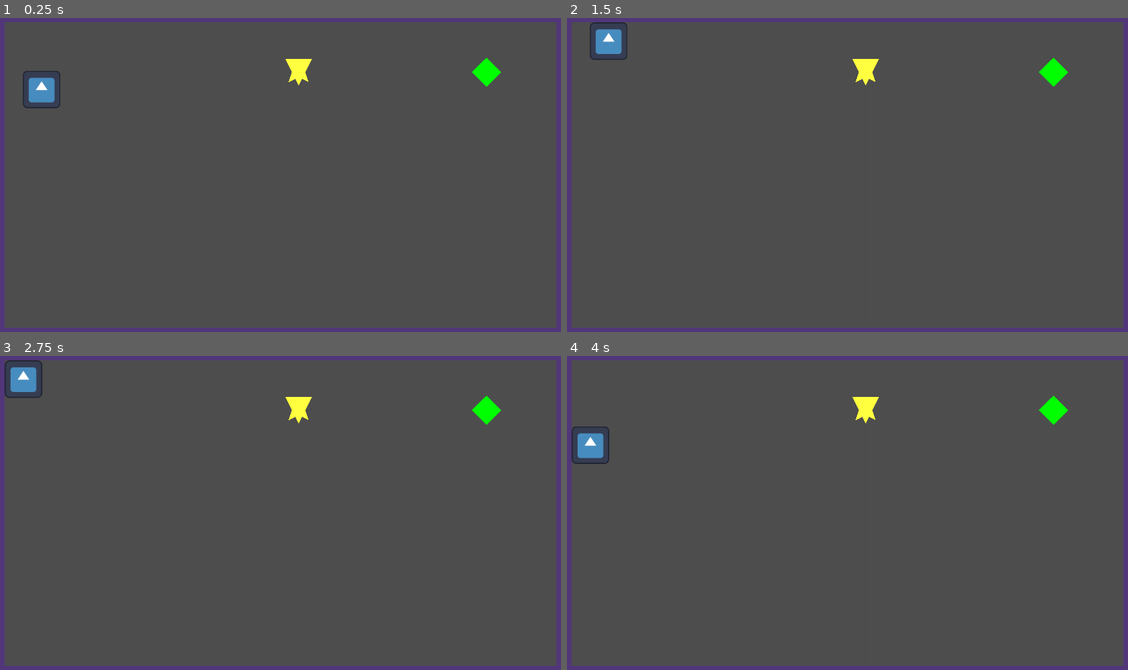
Above: before the commit, frames 1-4 (two rows, left to right).
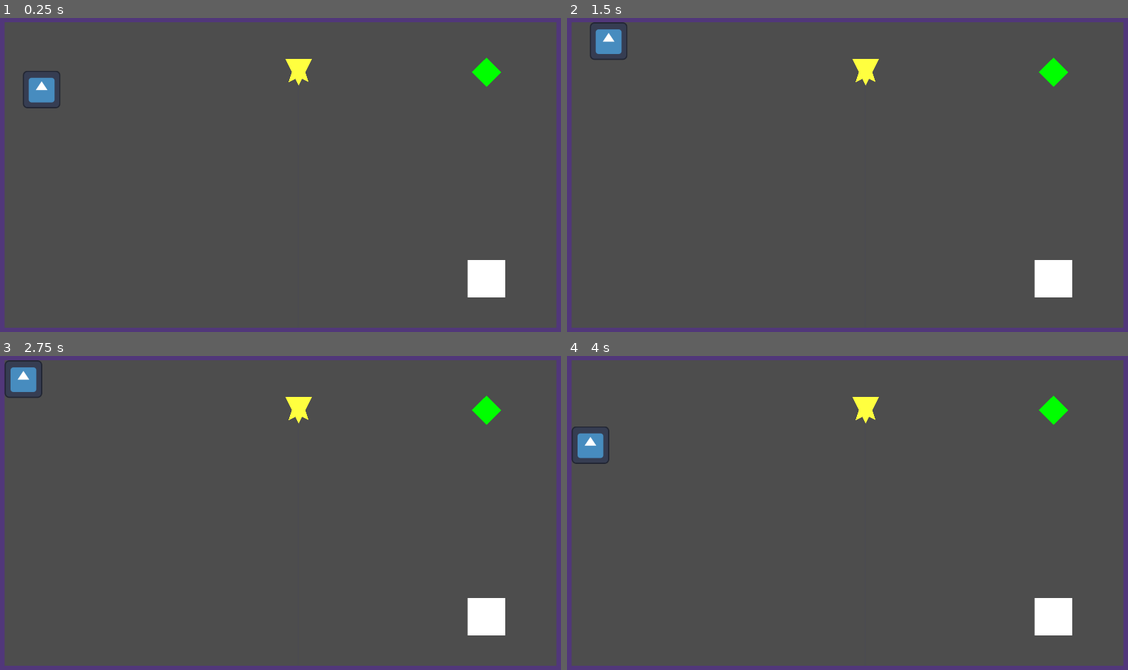
Above: after the commit, the same moments.

Repository: codedpalette/acerola-jam
Game: Godot game, scene res://scenes/level.tscn
Same seed, same stepped clock (60 frames per second), same inputs: the game is played once before the commit and once after it. The engine's default icon, where the game draws it, is replaced by a stand-in: a white triangle on a blue panel in a dark square.
Inputs:
- Up to frame 1 (0.25 s): no input
- Up to frame 2 (1.5 s): tap Enter at 0.5 s; hold Up (up) from 0.53 s (still down); tap Q (rotate_ccw) at 0.6 s; tap Space at 1.25 s; tap E (rotate_cw) at 1.35 s
- Up to frame 3 (2.75 s): tap Enter at 2 s; release Up (up) at 2.03 s; hold Left (left) from 2.03 s (still down); tap Q (rotate_ccw) at 2.1 s
- Up to frame 4 (4 s): tap Space at 2.75 s; tap E (rotate_cw) at 2.85 s; tap Enter at 3.5 s; release Left (left) at 3.53 s; hold Down (down) from 3.53 s (still down); tap Q (rotate_ccw) at 3.6 s

The runs differ from the first frame. In frame 1, 0.8% of the frame differs, in the area x 83-91%, y 77-89%; in frame 2, 0.8%; in frame 3, 0.8%; in frame 4, 0.8%.

Commit message:
Doors and win condition

Diff:
--- /dev/null
+++ b/scenes/door.tscn
@@ -0,0 +1,16 @@
+[gd_scene load_steps=3 format=3 uid="uid://bw1wt7nffec45"]
+
+[ext_resource type="Script" path="res://scripts/door.gd" id="1_5vwoe"]
+
+[sub_resource type="RectangleShape2D" id="RectangleShape2D_wdejj"]
+size = Vector2(128, 128)
+
+[node name="Door" type="StaticBody2D"]
+script = ExtResource("1_5vwoe")
+metadata/_edit_group_ = true
+
+[node name="Polygon2D" type="Polygon2D" parent="."]
+polygon = PackedVector2Array(-64, -64, 64, -64, 64, 64, -64, 64)
+
+[node name="CollisionShape2D" type="CollisionShape2D" parent="."]
+shape = SubResource("RectangleShape2D_wdejj")
--- a/scenes/level.tscn
+++ b/scenes/level.tscn
@@ -1,21 +1,14 @@
-[gd_scene load_steps=5 format=3 uid="uid://binxilhcomp46"]
+[gd_scene load_steps=7 format=3 uid="uid://binxilhcomp46"]
 
+[ext_resource type="Script" path="res://scripts/level.gd" id="1_fgtsx"]
 [ext_resource type="PackedScene" uid="uid://cqluxirx3v8cd" path="res://scenes/player.tscn" id="1_hpmvw"]
 [ext_resource type="PackedScene" uid="uid://bun4esn866508" path="res://scenes/laser.tscn" id="2_35xky"]
 [ext_resource type="PackedScene" uid="uid://clapgf84hdqeo" path="res://scenes/platform.tscn" id="3_gd8ba"]
 [ext_resource type="PackedScene" uid="uid://bugimb45x04l2" path="res://scenes/target.tscn" id="3_vmwka"]
+[ext_resource type="PackedScene" uid="uid://bw1wt7nffec45" path="res://scenes/door.tscn" id="5_53odb"]
 
 [node name="Level" type="Node2D"]
-
-[node name="Player" parent="." instance=ExtResource("1_hpmvw")]
-position = Vector2(149, 251)
-
-[node name="Laser" parent="." instance=ExtResource("2_35xky")]
-position = Vector2(1024, 192)
-rotation = 3.14159
-
-[node name="Target" parent="." instance=ExtResource("3_vmwka")]
-position = Vector2(1664, 192)
+script = ExtResource("1_fgtsx")
 
 [node name="Walls" type="Node" parent="."]
 
@@ -36,3 +29,16 @@
 [node name="Wall_up" parent="Walls" instance=ExtResource("3_gd8ba")]
 position = Vector2(984, -53)
 scale = Vector2(1.94945, 1)
+
+[node name="Player" parent="." instance=ExtResource("1_hpmvw")]
+position = Vector2(149, 251)
+
+[node name="Laser" parent="." instance=ExtResource("2_35xky")]
+position = Vector2(1024, 192)
+rotation = 3.14159
+
+[node name="Target" parent="." instance=ExtResource("3_vmwka")]
+position = Vector2(1664, 192)
+
+[node name="Door" parent="." instance=ExtResource("5_53odb")]
+position = Vector2(1664, 896)
--- a/scenes/target.tscn
+++ b/scenes/target.tscn
@@ -1,6 +1,10 @@
-[gd_scene format=3 uid="uid://bugimb45x04l2"]
+[gd_scene load_steps=2 format=3 uid="uid://bugimb45x04l2"]
+
+[ext_resource type="Script" path="res://scripts/target.gd" id="1_tmm53"]
 
 [node name="Target" type="StaticBody2D"]
+script = ExtResource("1_tmm53")
+metadata/_edit_group_ = true
 
 [node name="Polygon2D" type="Polygon2D" parent="."]
 color = Color(0, 1, 0, 1)
--- /dev/null
+++ b/scripts/door.gd
@@ -0,0 +1,15 @@
+class_name Door
+extends StaticBody2D
+
+@onready var sprite: Polygon2D = $Polygon2D
+var is_open = false
+
+func open():
+	if !is_open:
+		is_open = true
+		sprite.color = Color(0, 0, 0)
+
+func close():
+	if is_open:
+		is_open = false
+		sprite.color = Color(1, 1, 1)
--- a/scripts/laser.gd
+++ b/scripts/laser.gd
@@ -1,15 +1,10 @@
+class_name Laser
 extends StaticBody2D
-
-class_name Laser
 
 @onready var rotator: Node2D = $Rotator
 @onready var sprite: Polygon2D = $Rotator/Polygon2D
 @onready var laser_ray: RayCast2D = $Rotator/LaserRay
-
-signal hit_target
-
-var stopped = false
-
+var target: Target
 var collision_point: Vector2:
 	set(value):
 		if collision_point != value:
@@ -22,11 +17,14 @@
 func _physics_process(_delta):
 	if laser_ray.is_colliding():
 		var global_collision_point = laser_ray.get_collision_point()
+		var collider = laser_ray.get_collider()
 		collision_point = to_local(global_collision_point)
-		if laser_ray.get_collider().name == "Target":
-			stopped = true
-			hit_target.emit()
+		if target and collider != target:
+			target.deactivate()
+			target = null
+		if collider is Target:
+			target = collider
+			target.activate()
 
 func rotate_laser(radians: float):
-	if !stopped:
-		rotator.rotate(radians)
+	rotator.rotate(radians)
--- /dev/null
+++ b/scripts/level.gd
@@ -0,0 +1,9 @@
+extends Node2D
+
+@onready var target: Target = $Target
+@onready var door: Door = $Door
+
+# Called when the node enters the scene tree for the first time.
+func _ready():
+	target.connect("activated", door.open)
+	target.connect("deactivated", door.close)
--- a/scripts/player.gd
+++ b/scripts/player.gd
@@ -1,9 +1,10 @@
+class_name Player
 extends CharacterBody2D
-
-const SPEED = 500.0
 
 @onready var influence: Area2D = $Influence
 var influencing_laser: Laser
+
+const SPEED = 500.0
 
 func _ready():
 	influence.connect("body_entered", _on_body_entered)
@@ -22,6 +23,9 @@
 func _on_body_entered(body: Node2D):
 	if body is Laser:
 		influencing_laser = body
+	elif body is Door and body.is_open:
+		print("You win")
+		queue_free()
 
 func _on_body_exited(body: Node2D):
 	if body == influencing_laser:
--- /dev/null
+++ b/scripts/target.gd
@@ -0,0 +1,20 @@
+class_name Target
+extends StaticBody2D
+
+@onready var sprite: Polygon2D = $Polygon2D
+var active = false
+
+signal activated
+signal deactivated
+
+func activate():
+	if !active:
+		sprite.color = Color(1, 1, 0)
+		active = true
+		activated.emit()
+
+func deactivate():
+	if active:
+		sprite.color = Color(0, 1, 0)
+		active = false
+		deactivated.emit()
